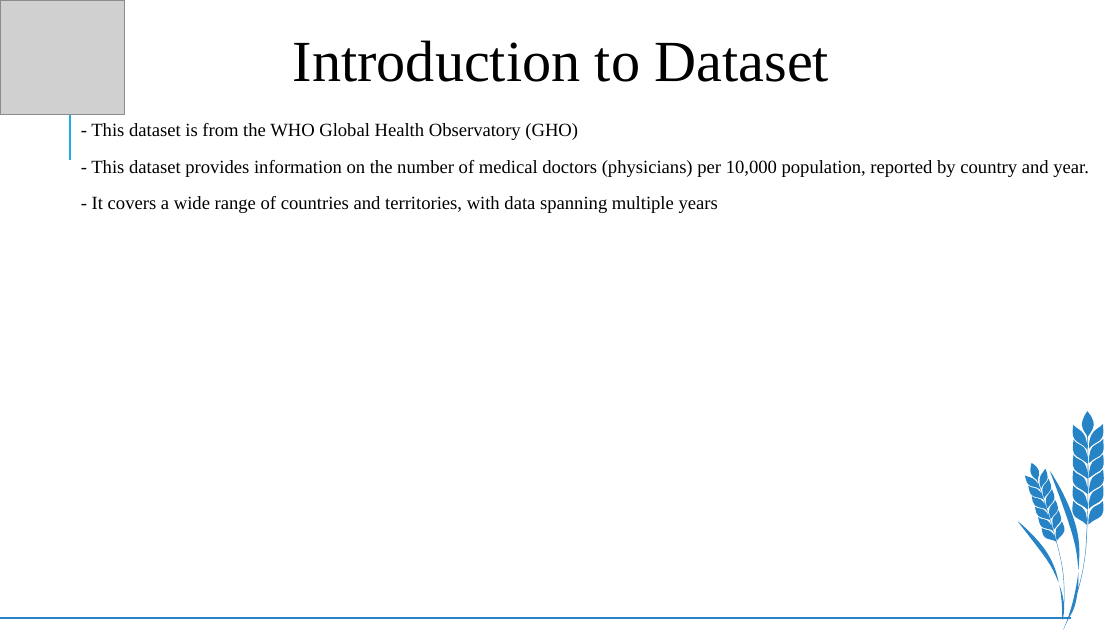
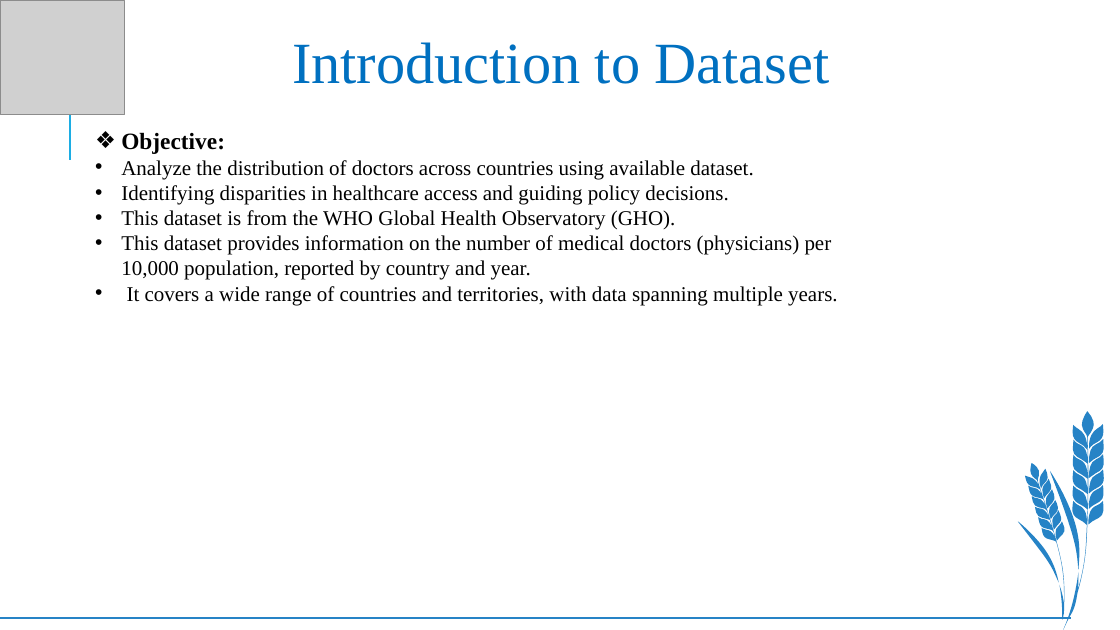
Before and after one commit to DSCI-6602-EDA-Project/EDA, a slide deck: slide 6 of Doctors_by_countries.pptx (slide 5 before the commit). Drawn at 1120x630 pixels with LibreOffice and Linux fonts; fonts in the diff are those of the drawing; grey boxes stand for pictures. Boxes give left, top, right and bottom in pixels: in the first picture for what was removed or moved away, otherwise in the second. Text is boxed around its words. In the diff, an @@ line names an element or a change of style, - is before the commit and + after.

```diff
--- a/Doctors_by_countries.pptx
+++ b/Doctors_by_countries.pptx
@@ text "Introduction to Dataset" at [292, 42, 830, 84]: text colour #000000 to #0070C0; line spacing 0.8 to 0.9 @@
@@ text "Objective:" at [121, 132, 837, 305]: vertical alignment middle to top @@
@@ text at [121, 132, 837, 305]: text changed; size 16 to 18 pt @@
-- This dataset is from the WHO Global Health Observatory (GHO)
-- This dataset provides information on the number of medical doctors (physicians) per 10,000 population, reported by country and year.
-- It covers a wide range of countries and territories, with data spanning multiple years
+❖ Objective:
+• Analyze the distribution of doctors across countries using available dataset.
+• Identifying disparities in healthcare access and guiding policy decisions.
+• This dataset is from the WHO Global Health Observatory (GHO).
+• This dataset provides information on the number of medical doctors (physicians) per 10,000 population, reported by country and year.
+• It covers a wide range of countries and territories, with data spanning multiple years.
```
Also in this commit, not shown: 5 other slides changed, 15 slides added.
